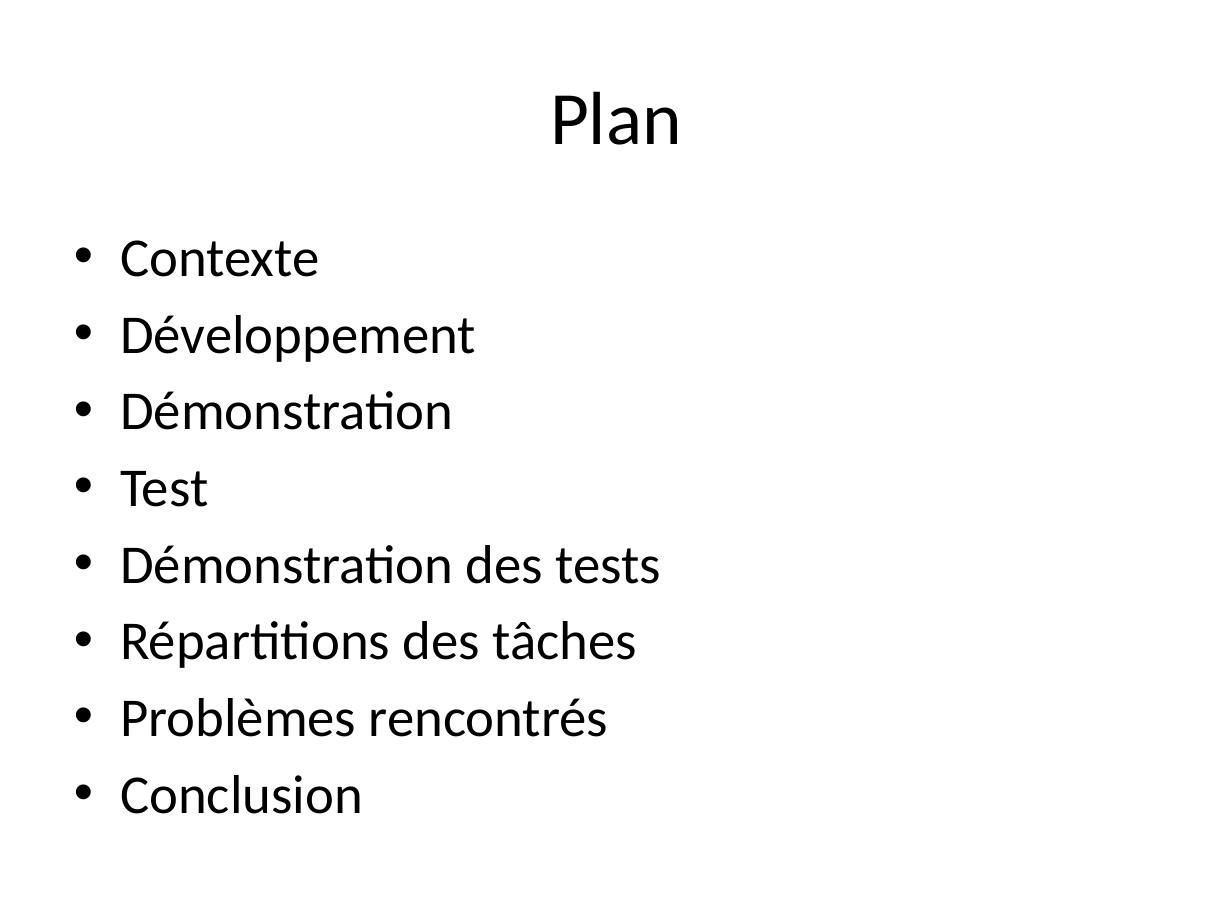
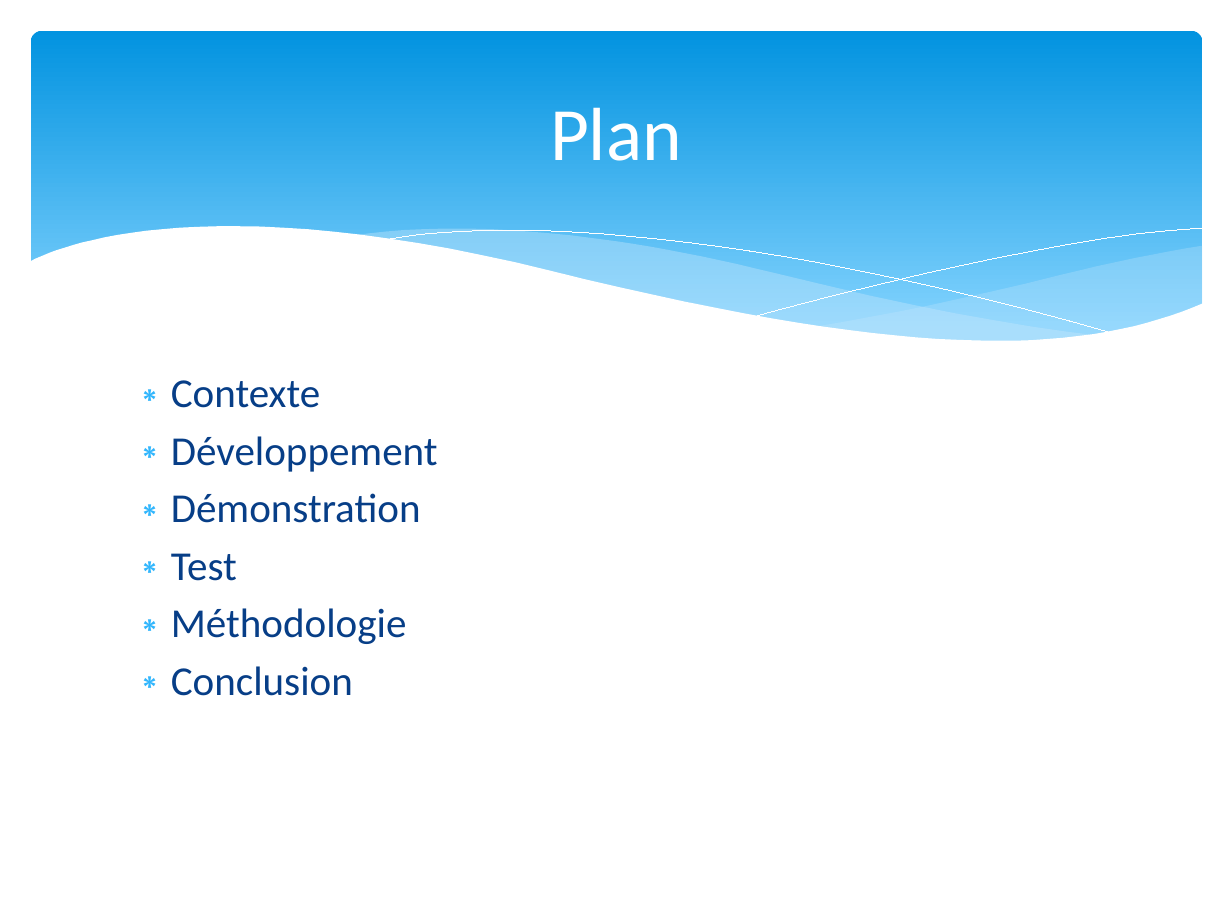
Before and after one commit to LucienMoor/AYNIM, a slide deck: slide 2 of Documents/PrésentationRichPoor.pptx. Drawn at 1232x924 pixels with LibreOffice and Linux fonts; fonts in the diff are those of the drawing. Boxes give left, top, right and bottom in pixels: in the first picture for what was removed or moved away, otherwise in the second. Text is boxed around its words. In the diff, an @@ line names an element or a change of style, - is before the commit and + after.

```diff
--- a/Documents/PrésentationRichPoor.pptx
+++ b/Documents/PrésentationRichPoor.pptx
@@ rounded rectangle added at bbox=[31, 31, 1202, 363], fill gradient #0293E0 to #83D3FE @@
@@ title "Plan": place and size @@
-title "Plan" at bbox=[550, 91, 682, 145]
+title "Plan" at bbox=[550, 108, 682, 161]
@@ title "Plan" at bbox=[550, 108, 682, 161]: text colour #000000 to #FFFFFF @@
@@ group added at bbox=[28, 227, 1204, 405]: 5 freeform shapes @@
@@ text "Contexte": place and size @@
-text "Contexte" at bbox=[120, 240, 662, 814]
+text "Contexte" at bbox=[171, 380, 438, 696]
@@ text at bbox=[171, 380, 438, 696]: size 32 to 24 pt, text colour #000000 to #073E87 in "Contexte", "Développement", "Démonstration", "Test" and 1 more places; bullet • to ∗; less space between paragraphs @@
@@ text at bbox=[171, 608, 407, 644]: text changed; size 32 to 24 pt; text colour #000000 to #073E87 @@
-• Démonstration des tests
-• Répartitions des tâches
-• Problèmes rencontrés
+∗ Méthodologie
```
Also in this commit, not shown: 12 other slides changed, 14 slides added, 10 slides removed, 13 other files.
